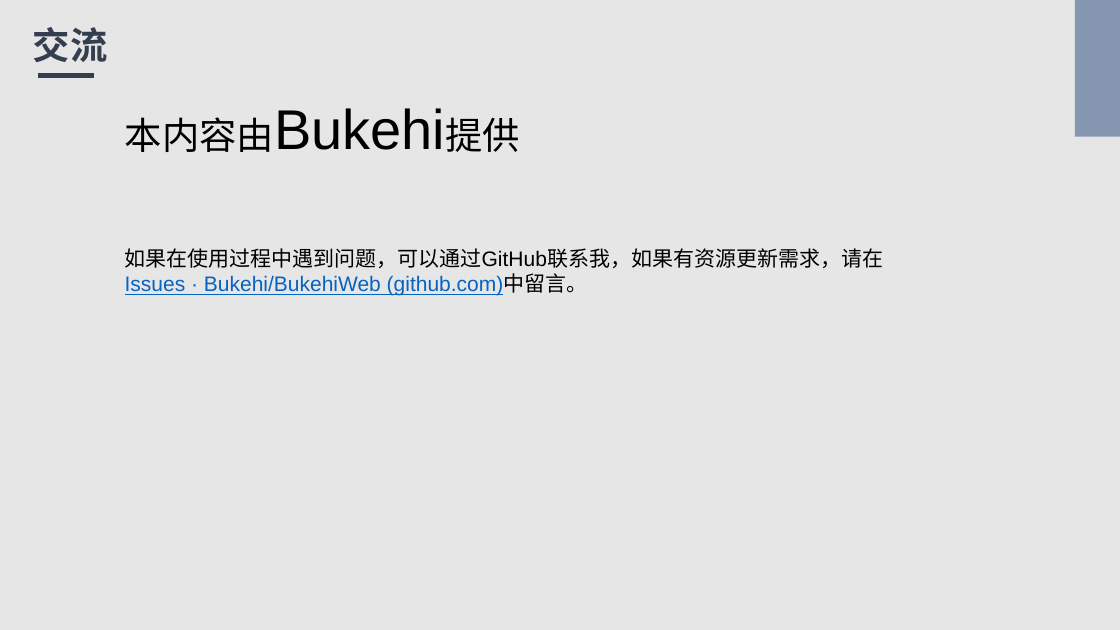
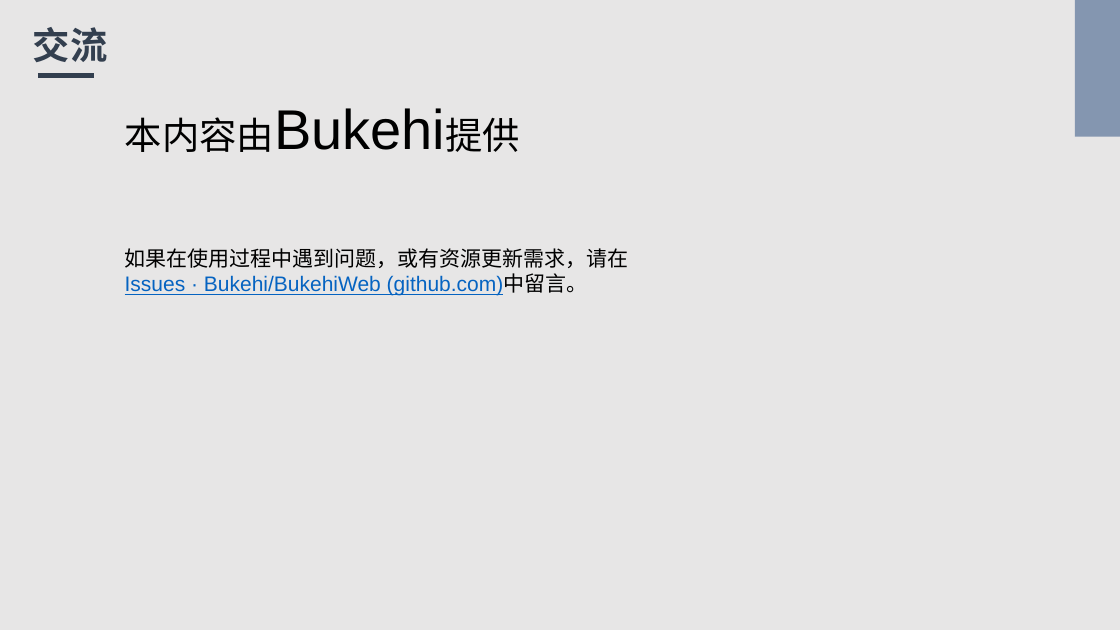
Before and after one commit to Bukehi/BukehiWeb, a slide deck: slide 3 of livefile/livepowerpoint.pptx. Drawn at 1120x630 pixels with LibreOffice and Linux fonts; fonts in the diff are those of the drawing. Boxes give left, top, right and bottom in pixels: in the first picture for what was removed or moved away, otherwise in the second. Text is boxed around its words. In the diff, an @@ line names an element or a change of style, - is before the commit and + after.

Commit message:
"upgrade commit"

```diff
--- a/livefile/livepowerpoint.pptx
+++ b/livefile/livepowerpoint.pptx
@@ text at [125,248,629,268]: text changed @@
-如果在使用过程中遇到问题，可以通过GitHub联系我，如果有资源更新需求，请在
+如果在使用过程中遇到问题，或有资源更新需求，请在
```
